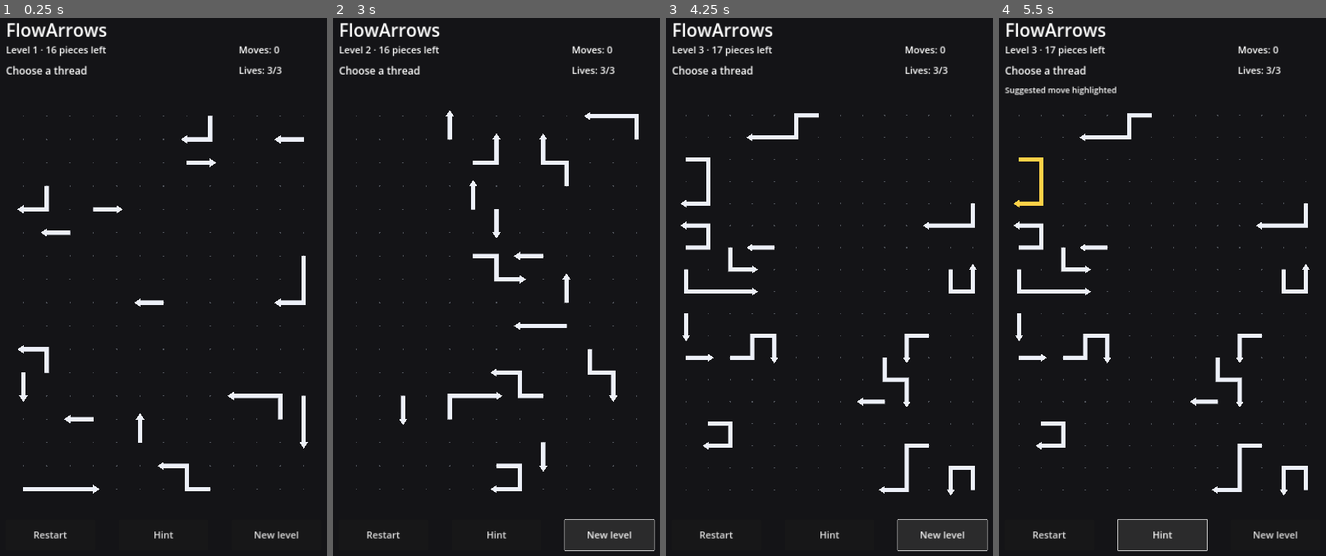
Above: before the commit, frames 1-4 (left to right).
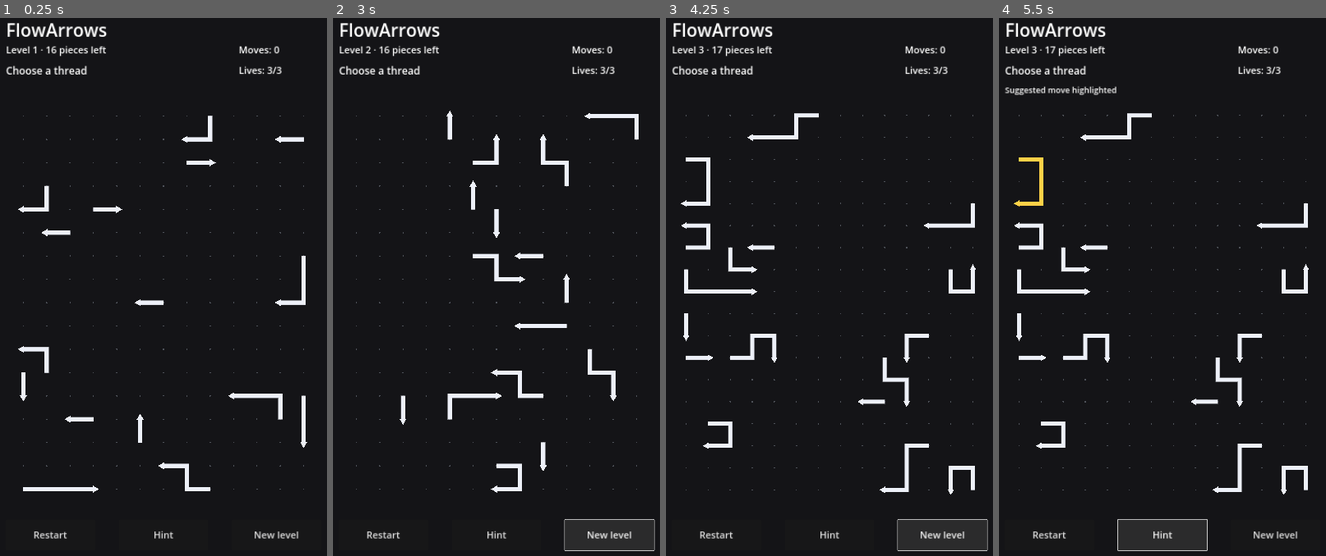
Above: after the commit, the same moments.

Repository: AiRigaLabs01/FlowArrows
Game: Godot game, scene res://src/game/main.tscn
Two runs of this game, one before a commit and one after it. Both use one fixed random seed, a clock stepped at 60 frames per second and the inputs below.
Inputs:
- Up to frame 1 (0.25 s): no input
- Up to frame 2 (3 s): click "Restart" at 0.5 s; click "Restart" at 1.25 s; click "Restart" at 2 s; click "New level" at 2.75 s
- Up to frame 3 (4.25 s): click "New level" at 3.5 s
- Up to frame 4 (5.5 s): click "Hint" at 4.25 s; click "Hint" at 5 s

The runs differ from the first frame. In frame 1, less than 0.1% of the frame differs, in the area x 5-95%, y 21-89%; in frame 2, less than 0.1%; in frame 3, less than 0.1%; in frame 4, less than 0.1%.

Commit message:
Make exit trail follow moving thread

Diff:
--- a/src/game/piece_view.gd
+++ b/src/game/piece_view.gd
@@ -3,12 +3,13 @@
 
 signal pressed(piece_id: String, view: PieceView)
 
-const BASE_LINE_WIDTH := 15.0
-const BASE_HIT_RADIUS := 38.0
-const BASE_HEAD_LENGTH := 24.0
-const BASE_HEAD_WIDTH := 16.0
-const TRAIL_SPACING_FACTOR := 0.22
-const TRAIL_RADIUS_FACTOR := 0.036
+const BASE_LINE_WIDTH := 12.0
+const BASE_HIT_RADIUS := 36.0
+const BASE_HEAD_LENGTH := 19.0
+const BASE_HEAD_WIDTH := 11.0
+const TRAIL_SPACING_FACTOR := 0.28
+const TRAIL_RADIUS_FACTOR := 0.040
+const TRAIL_LENGTH_CELLS := 3.2
 
 var piece_id := ""
 var cells: Array[Vector2i] = []
@@ -49,7 +50,7 @@
 func _draw() -> void:
 	if cells.is_empty():
 		return
-	var scale_factor: float = clampf(cell_size / 88.0, 0.66, 1.12)
+	var scale_factor: float = clampf(cell_size / 72.0, 0.52, 1.10)
 	var line_width: float = BASE_LINE_WIDTH * scale_factor
 	var head_length: float = BASE_HEAD_LENGTH * scale_factor
 	var head_width: float = BASE_HEAD_WIDTH * scale_factor
@@ -74,28 +75,28 @@
 		draw_circle(points[0], line_width * 0.50, body_color)
 	else:
 		draw_polyline(PackedVector2Array(points), body_color, line_width, true)
-	var tip: Vector2 = points[-1] + Vector2(direction) * cell_size * 0.26
+	var tip: Vector2 = points[-1] + Vector2(direction) * cell_size * 0.24
 	var back: Vector2 = tip - Vector2(direction) * head_length
 	var normal: Vector2 = Vector2(-direction.y, direction.x)
 	var triangle := PackedVector2Array([tip, back + normal * head_width, back - normal * head_width])
 	draw_colored_polygon(triangle, body_color)
 
 func _draw_exit_trail(scale_factor: float) -> void:
-	var trajectory: Array[Vector2] = _original_trajectory()
+	var trajectory: Array[Vector2] = _extended_trajectory()
 	if trajectory.size() < 2:
 		return
-	var vacated_length: float = minf(exit_progress * cell_size, _polyline_length(trajectory))
-	if vacated_length <= 0.0:
-		return
-	var spacing: float = maxf(8.0, cell_size * TRAIL_SPACING_FACTOR)
-	var radius: float = maxf(1.8, cell_size * TRAIL_RADIUS_FACTOR * scale_factor)
-	var trail_color := Color(0.48, 0.83, 0.78, 0.62)
-	var distance: float = 0.0
-	while distance <= vacated_length:
+	var tail_distance: float = exit_progress * cell_size
+	var trail_length: float = cell_size * TRAIL_LENGTH_CELLS
+	var start_distance: float = maxf(0.0, tail_distance - trail_length)
+	var spacing: float = maxf(6.0, cell_size * TRAIL_SPACING_FACTOR)
+	var radius: float = maxf(1.35, cell_size * TRAIL_RADIUS_FACTOR * scale_factor)
+	var trail_color := Color(0.38, 0.86, 0.78, 0.82)
+	var distance: float = start_distance
+	while distance <= tail_distance:
 		var point: Vector2 = _point_at_distance(trajectory, distance)
-		var fade: float = 0.35 + 0.65 * (distance / maxf(vacated_length, 1.0))
+		var age: float = (tail_distance - distance) / maxf(trail_length, 0.001)
 		var color := trail_color
-		color.a *= fade
+		color.a *= 1.0 - age * 0.72
 		draw_circle(point, radius, color)
 		distance += spacing
 
@@ -114,7 +115,7 @@
 		pressed.emit(piece_id, self)
 
 func _hit_test(point: Vector2) -> bool:
-	var hit_radius: float = BASE_HIT_RADIUS * clampf(cell_size / 88.0, 0.76, 1.12)
+	var hit_radius: float = BASE_HIT_RADIUS * clampf(cell_size / 72.0, 0.72, 1.10)
 	var points: Array[Vector2] = _local_points()
 	for p: Vector2 in points:
 		if point.distance_to(p) <= hit_radius:
@@ -147,15 +148,9 @@
 	if trajectory.is_empty():
 		return trajectory
 	var extension_start: Vector2 = trajectory[-1]
-	for i in range(1, 32):
+	for i in range(1, 64):
 		trajectory.append(extension_start + Vector2(direction) * cell_size * float(i))
 	return trajectory
-
-func _polyline_length(points: Array[Vector2]) -> float:
-	var total := 0.0
-	for i in range(points.size() - 1):
-		total += points[i].distance_to(points[i + 1])
-	return total
 
 func _point_at_distance(points: Array[Vector2], distance: float) -> Vector2:
 	if points.is_empty():
